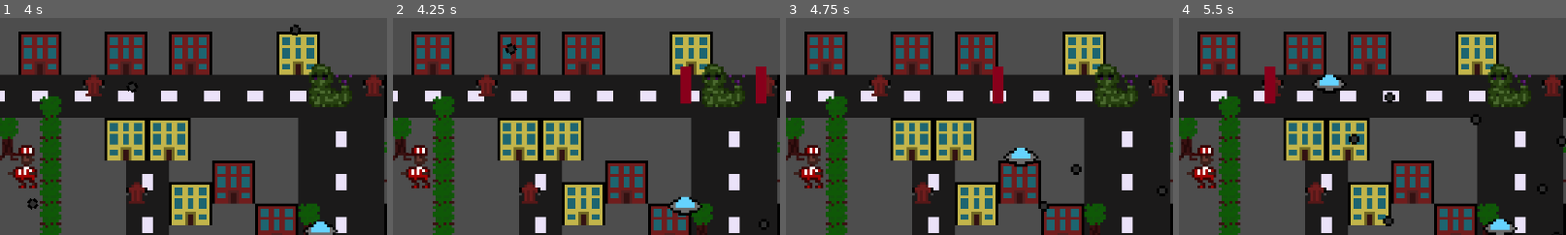
Above: before the commit, frames 1-4 (left to right).
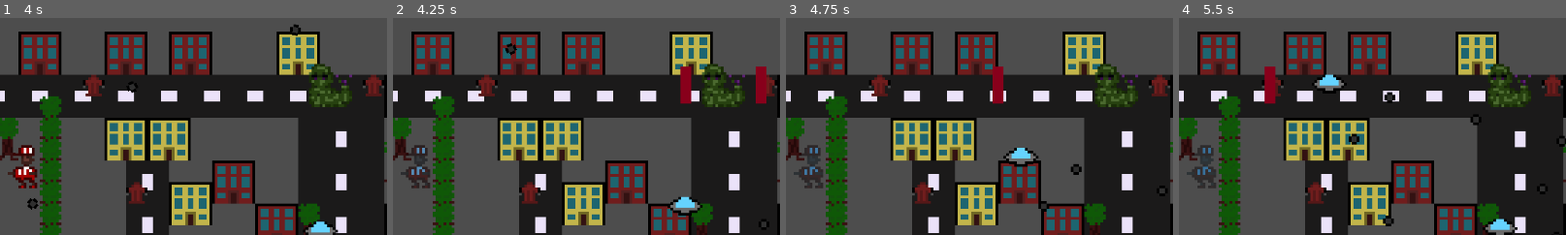
Above: after the commit, the same moments.

Repository: Lila-Kuhlt/Close-Encounters-of-the-Jeff-Kind
Game: Godot game, scene res://scenes/World.tscn
Same seed, same stepped clock (60 frames per second), same inputs: the game is played once before the commit and once after it.
Inputs:
- Up to frame 1 (4 s): tap Enter at 0.5 s; hold D (right) 0.53-1.28 s; tap Space at 1.25 s; hold S (down) 1.28-2.03 s; hold D (right) 2.03-2.78 s; hold W (up) 2.78-3.53 s; hold A (left) from 3.53 s (still down)
- Up to frame 2 (4.25 s): keep holding A (left)
- Up to frame 3 (4.75 s): keep holding A (left)
- Up to frame 4 (5.5 s): release A (left) at 5.03 s; hold S (down) from 5.03 s (still down)
The pictures show only the part of the screen within x 47-97%, y 16-66%; the shares and areas given below are measured in that part.

Frame 1 is identical in both runs. In frame 2, 0.6% of the frame differs, in the area x 3-10%, y 58-79%; in frame 3, 0.8%; in frame 4, 0.8%, in the area x 2-10%, y 58-79%.

Commit message:
Add hit and invincibility animation

Diff:
--- a/godot/scenes/Player.gd
+++ b/godot/scenes/Player.gd
@@ -68,12 +68,16 @@
 	if is_stunned or is_invincible:
 		return
 	is_stunned = true
+	$AnimationPlayer.play("hit")
 	$StunTimer.start()
 
 func _on_stun_timer_timeout() -> void:
 	is_invincible = true
 	is_stunned = false
+	$AnimationPlayer.stop()
+	$AnimationPlayer.play("invincible")
 	$InvincibilityTimer.start()
 
 func _on_invincibility_timer_timeout() -> void:
+	$AnimationPlayer.stop()
 	is_invincible = false
--- a/godot/scenes/Player.tscn
+++ b/godot/scenes/Player.tscn
@@ -12,6 +12,63 @@
 height = 16.0
 
 [sub_resource type="CircleShape2D" id="CircleShape2D_m6hdk"]
+
+[sub_resource type="Animation" id="Animation_kdslx"]
+length = 0.001
+tracks/0/type = "value"
+tracks/0/imported = false
+tracks/0/enabled = true
+tracks/0/path = NodePath(".:modulate")
+tracks/0/interp = 1
+tracks/0/loop_wrap = true
+tracks/0/keys = {
+"times": PackedFloat32Array(0),
+"transitions": PackedFloat32Array(1),
+"update": 0,
+"values": [Color(1, 1, 1, 1)]
+}
+
+[sub_resource type="Animation" id="Animation_j385d"]
+resource_name = "invincibility"
+length = 0.4
+loop_mode = 1
+tracks/0/type = "value"
+tracks/0/imported = false
+tracks/0/enabled = true
+tracks/0/path = NodePath(".:modulate")
+tracks/0/interp = 1
+tracks/0/loop_wrap = true
+tracks/0/keys = {
+"times": PackedFloat32Array(0, 0.2, 0.4),
+"transitions": PackedFloat32Array(1, 1, 1),
+"update": 0,
+"values": [Color(1, 1, 1, 1), Color(0.0392157, 0.584314, 1, 0.384314), Color(1, 1, 1, 1)]
+}
+
+[sub_resource type="Animation" id="Animation_t5nj7"]
+resource_name = "invincible"
+length = 0.16
+loop_mode = 1
+step = 0.01
+tracks/0/type = "value"
+tracks/0/imported = false
+tracks/0/enabled = true
+tracks/0/path = NodePath(".:modulate")
+tracks/0/interp = 1
+tracks/0/loop_wrap = true
+tracks/0/keys = {
+"times": PackedFloat32Array(0, 0.08, 0.16),
+"transitions": PackedFloat32Array(1, 0.225312, 1),
+"update": 0,
+"values": [Color(1, 1, 1, 1), Color(1, 1, 1, 0), Color(1, 1, 1, 1)]
+}
+
+[sub_resource type="AnimationLibrary" id="AnimationLibrary_2704f"]
+_data = {
+"RESET": SubResource("Animation_kdslx"),
+"hit": SubResource("Animation_j385d"),
+"invincible": SubResource("Animation_t5nj7")
+}
 
 [node name="Jeff" type="CharacterBody2D"]
 collision_layer = 7
@@ -48,6 +105,11 @@
 wait_time = 1.2
 one_shot = true
 
+[node name="AnimationPlayer" type="AnimationPlayer" parent="."]
+libraries = {
+"": SubResource("AnimationLibrary_2704f")
+}
+
 [connection signal="area_entered" from="DestinationDetector" to="." method="_on_destination_detector_area_entered"]
 [connection signal="timeout" from="StunTimer" to="." method="_on_stun_timer_timeout"]
 [connection signal="timeout" from="InvincibilityTimer" to="." method="_on_invincibility_timer_timeout"]
Not shown: 1 places in godot/scenes/Player.tscn that only renumber resources
